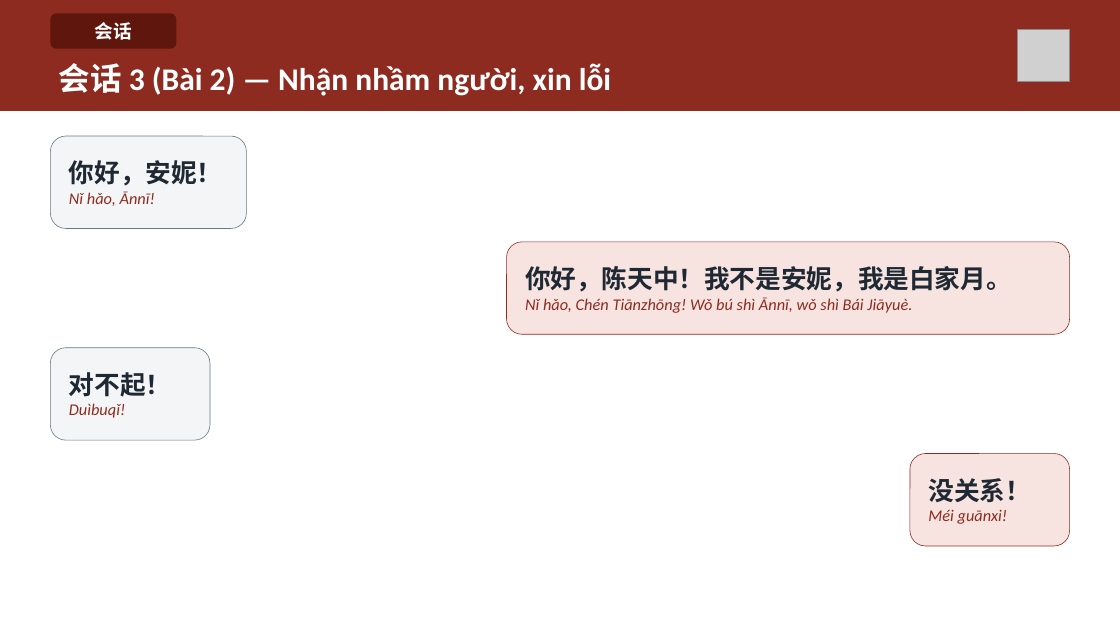
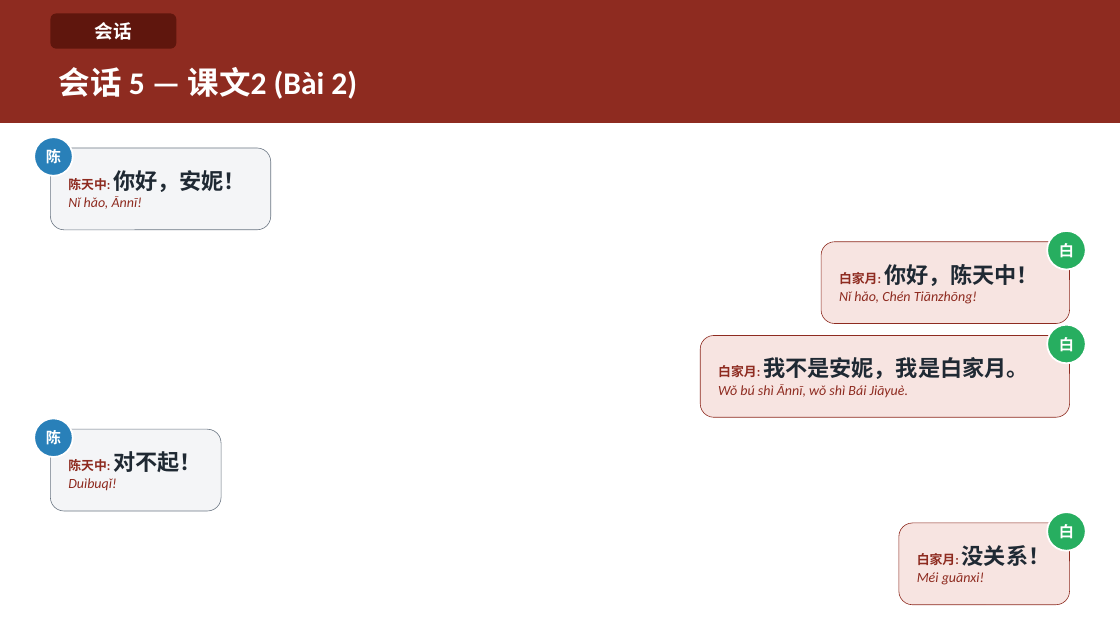
Before and after one commit to HuyenNguyen911/chinese-learning-os, a slide deck: slide 25 of output/hsk1/buoi02_chaohoi_lamquen/slide/Buoi-02-Chaohoi-Lamquen.pptx (slide 16 before the commit). Drawn at 1120x630 pixels with LibreOffice and Linux fonts; fonts in the diff are those of the drawing; grey boxes stand for pictures. Boxes give left, top, right and bottom in pixels: in the first picture for what was removed or moved away, otherwise in the second. Text is boxed around its words. In the diff, an @@ line names an element or a change of style, - is before the commit and + after.

```diff
--- a/output/hsk1/buoi02_chaohoi_lamquen/slide/Buoi-02-Chaohoi-Lamquen.pptx
+++ b/output/hsk1/buoi02_chaohoi_lamquen/slide/Buoi-02-Chaohoi-Lamquen.pptx
@@ rectangle: place and size @@
-rectangle at [0, 0, 1120, 111]
+rectangle at [0, 0, 1120, 123]
@@ picture removed at [1017, 29, 1070, 82] @@
@@ text at [59, 67, 357, 99]: text changed @@
-会话 3 (Bài 2) — Nhận nhầm người, xin lỗi
+会话 5 — 课文2 (Bài 2)
@@ ellipse added at [34, 137, 73, 176], fill #2980B9, outline #FFFFFF 1.5 pt, 13 pt, text #FFFFFF, bold @@
+陈
@@ rounded rectangle "陈天中: 你好，安妮！": place and size @@
-rounded rectangle "陈天中: 你好，安妮！" at [50, 136, 246, 229]
+rounded rectangle "陈天中: 你好，安妮！" at [50, 148, 271, 229]
@@ text in rounded rectangle at [68, 170, 246, 192]: text changed; size 22 to 19 pt @@
-你好，安妮！
+陈天中: 你好，安妮！
@@ text in rounded rectangle at [68, 196, 142, 209]: size 14 to 12 pt in "Nǐ hǎo, Ānnī!" @@
@@ ellipse added at [1048, 231, 1086, 270], fill #27AE60, outline #FFFFFF 1.5 pt, 13 pt, text #FFFFFF, bold @@
+白
@@ rounded rectangle added at [821, 242, 1070, 323], fill #F7E4E1, outline #8E2B20 0.5 pt, 12 pt, text #8E2B20, italic @@
+白家月: 你好，陈天中！
+Nǐ hǎo, Chén Tiānzhōng!
@@ ellipse added at [1048, 325, 1086, 364], fill #27AE60, outline #FFFFFF 1.5 pt, 13 pt, text #FFFFFF, bold @@
+白
@@ rounded rectangle "白家月: 我不是安妮，我是白家月。": place and size @@
-rounded rectangle "白家月: 我不是安妮，我是白家月。" at [507, 242, 1070, 334]
+rounded rectangle "白家月: 我不是安妮，我是白家月。" at [701, 335, 1070, 417]
@@ text in rounded rectangle at [718, 357, 1028, 398]: text changed; size 14 to 12 pt @@
-你好，陈天中！我不是安妮，我是白家月。
-Nǐ hǎo, Chén Tiānzhōng! Wǒ bú shì Ānnī, wǒ shì Bái Jiāyuè.
+白家月: 我不是安妮，我是白家月。
+Wǒ bú shì Ānnī, wǒ shì Bái Jiāyuè.
@@ ellipse added at [34, 418, 73, 457], fill #2980B9, outline #FFFFFF 1.5 pt, 13 pt, text #FFFFFF, bold @@
+陈
@@ rounded rectangle "陈天中: 对不起！": place and size @@
-rounded rectangle "陈天中: 对不起！" at [50, 348, 210, 440]
+rounded rectangle "陈天中: 对不起！" at [50, 429, 221, 511]
@@ text in rounded rectangle at [68, 451, 201, 472]: text changed; size 22 to 11 pt; text colour #1F2933 to #8E2B20 @@
-对不起！
+陈天中: 对不起！
@@ text in rounded rectangle at [68, 478, 116, 491]: size 14 to 12 pt in "Duìbuqǐ!" @@
@@ rounded rectangle "白家月: 没关系！": place and size @@
-rounded rectangle "白家月: 没关系！" at [910, 454, 1070, 546]
+rounded rectangle "白家月: 没关系！" at [899, 523, 1070, 605]
@@ ellipse added at [1048, 513, 1086, 551], fill #27AE60, outline #FFFFFF 1.5 pt, 13 pt, text #FFFFFF, bold @@
+白
@@ text in rounded rectangle at [917, 545, 1050, 566]: text changed; size 22 to 11 pt; text colour #1F2933 to #8E2B20 @@
-没关系！
+白家月: 没关系！
@@ text in rounded rectangle at [917, 572, 984, 585]: size 14 to 12 pt in "Méi guānxi!" @@
```
Also in this commit, not shown: 4 other slides changed, 28 slides added, 14 slides removed, 24 other files.
